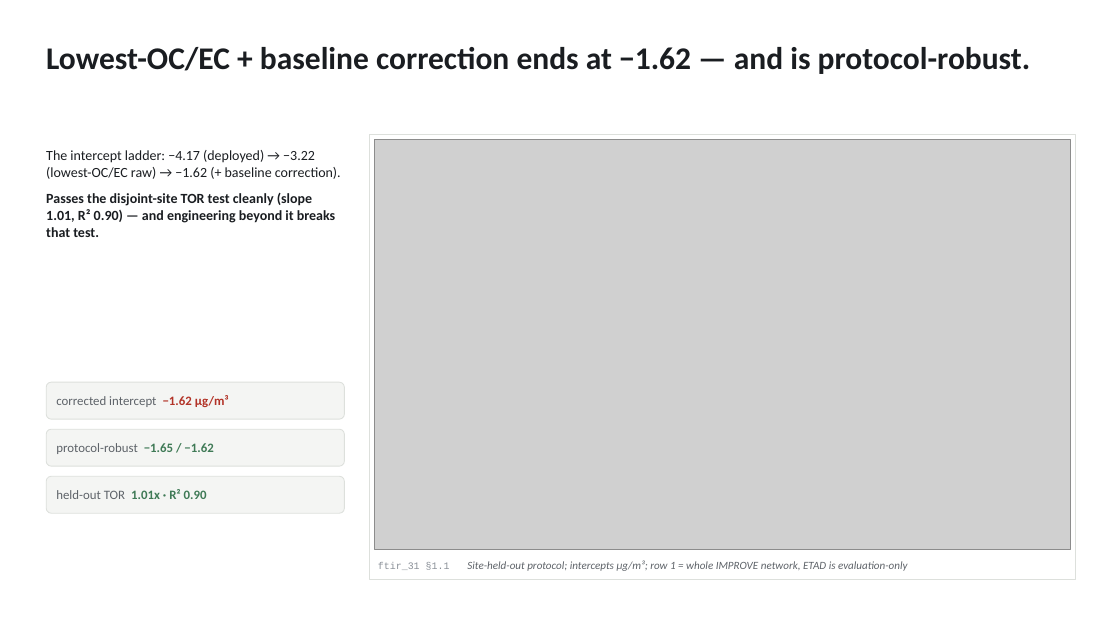
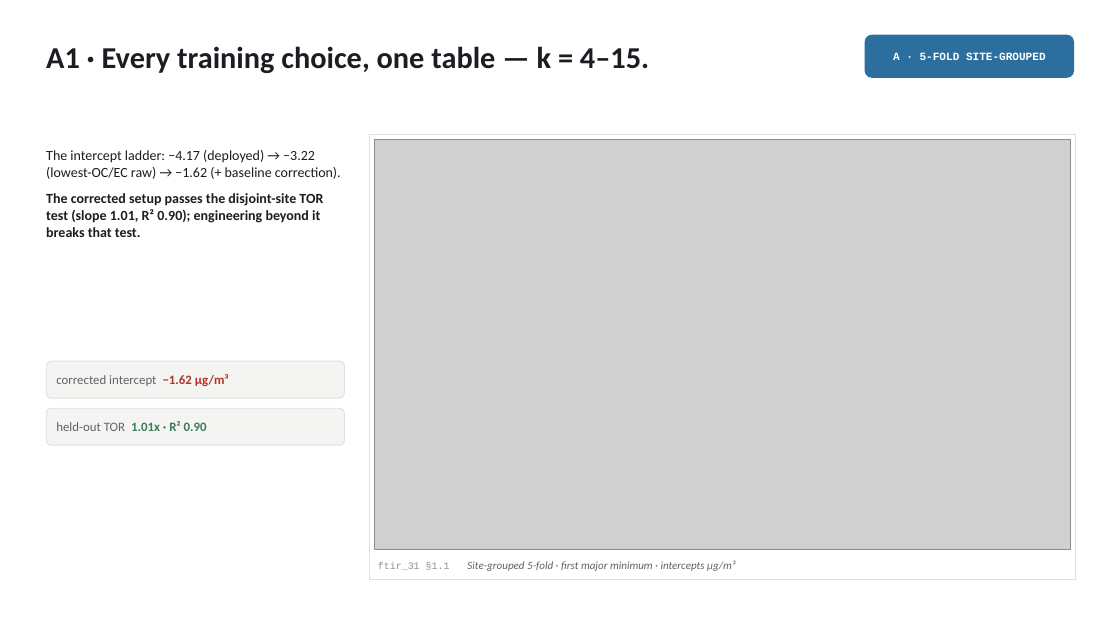
Before and after one commit to ahzs645/aethmodular, a slide deck: slide 9 of research/ftir_ec_phase3/deliverables/satoshi_followup_2026-08-13.pptx (slide 6 before the commit). Drawn at 1120x630 pixels with LibreOffice and Linux fonts; fonts in the diff are those of the drawing; grey boxes stand for pictures. Boxes give left, top, right and bottom in pixels: in the first picture for what was removed or moved away, otherwise in the second. Text is boxed around its words. In the diff, an @@ line names an element or a change of style, - is before the commit and + after.

```diff
--- a/research/ftir_ec_phase3/deliverables/satoshi_followup_2026-08-13.pptx
+++ b/research/ftir_ec_phase3/deliverables/satoshi_followup_2026-08-13.pptx
@@ text at box(46, 46, 649, 73): text changed; size 27 to 26 pt @@
-Lowest-OC/EC + baseline correction ends at −1.62 — and is protocol-robust.
+A1 · Every training choice, one table — k = 4–15.
@@ rounded rectangle added at box(865, 35, 1074, 77), fill #2C6E9E, outline #2C6E9E 1 pt @@
@@ text added at box(893, 52, 1046, 60), 9.5 pt, text #FFFFFF, bold @@
+A · 5-FOLD SITE-GROUPED
@@ text at box(46, 193, 323, 237): text changed @@
-Passes the disjoint-site TOR test cleanly (slope 1.01, R² 0.90) — and engineering beyond it breaks that test.
+The corrected setup passes the disjoint-site TOR test (slope 1.01, R² 0.90); engineering beyond it breaks that test.
@@ rounded rectangle removed at box(46, 382, 344, 419) @@
@@ text "corrected intercept −1.62 µg/m³": place and size @@
-text "corrected intercept −1.62 µg/m³" at box(56, 395, 229, 407)
+text "corrected intercept −1.62 µg/m³" at box(56, 374, 229, 386)
@@ 2 rounded rectangles, 1 text: place and size @@
-2 rounded rectangles, 1 text at box(46, 429, 344, 513)
+2 rounded rectangles, 1 text at box(46, 361, 344, 445)
@@ text removed at box(56, 443, 213, 454) @@
-protocol-robust −1.65 / −1.62
@@ text at box(378, 560, 735, 571): text changed @@
-ftir_31 §1.1 Site-held-out protocol; intercepts µg/m³; row 1 = whole IMPROVE network, ETAD is evaluation-only
+ftir_31 §1.1 Site-grouped 5-fold · first major minimum · intercepts µg/m³
```
Also in this commit, not shown: 16 other slides changed, 6 slides added, 1 slide removed.
